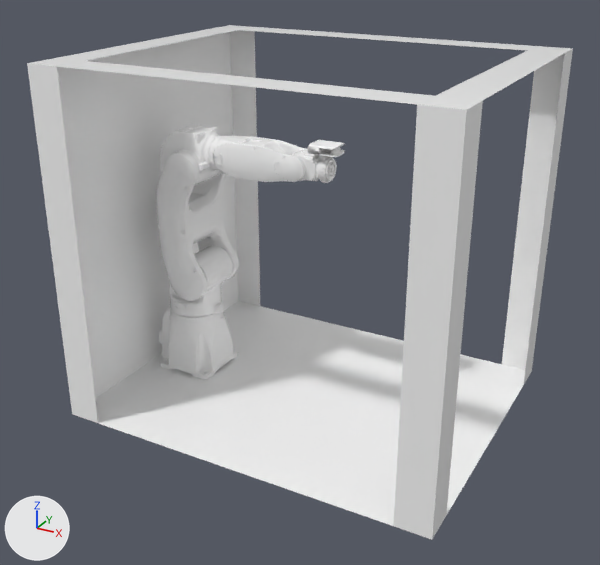
Renders of the FBX model RoboSim/RobotStandard/Yaskawa-gp8-113k.fbx from each side of a commit.
The view is the same before and after, from a 50 mm lens placed at (14.81, -19.93, 11.61), pointed at (4.18, -0.59, 1.94). Arrows for +X, +Y and +Z are at lower left; the lights stay in place. Where no turn or scale is listed for an object, it has been applied to the vertices.

Before the edit, the objects in view are built like this:
```python
me_rbsimbase_1 = bpy.data.meshes.new('RBSIMBase_1')
me_rbsimbase_1.from_pydata(...)  # 500 vertices, 884 faces; spans x -1.0..1.01, y -0.85..0.84, z 0.0..1.95
me_rbsimbase_1.materials.append(mat_material_2)  # white #fdfdfd
me_table_1 = bpy.data.meshes.new('table 1')
me_table_1.from_pydata(...)  # 28 vertices, 17 faces; spans x -1.43..9.97, y -4.56..4.64, z -2.04..8.26
me_table_1.materials.append(mat_material_1_2)  # white #fdfdfd
me_table_2 = bpy.data.meshes.new('table 2')
me_table_2.from_pydata([(-1.43, 4.64, -2.04), (9.97, 4.64, -2.04), (9.97, -4.56, -2.04), (-1.43, -4.56, -2.04)], [], [(0, 1, 2, 3)])
me_table_2.materials.append(mat_material_1_2)  # white #fdfdfd
ob_rbsimbase_1 = bpy.data.objects.new('RBSIMBase_1', me_rbsimbase_1)
ob_rbsimbase_1.location = (0.0, 0.0, 0.0)
ob_table_1 = bpy.data.objects.new('table 1', me_table_1)
ob_table_1.location = (0.0, 0.0, 0.0)
ob_table_2 = bpy.data.objects.new('table 2', me_table_2)
ob_table_2.location = (0.0, 0.0, 0.0)
# also in view: 'RBSIMBase_3' at (0.22, -0.02, 5.08); 'RBSIMBase_2' at (0.25, 0.0, 3.02); 'RBSIMBase_4' at (2.67, 0.0, 5.24); 'RBSIMBase_0' at (-0.2, -0.01, -0.94)
```
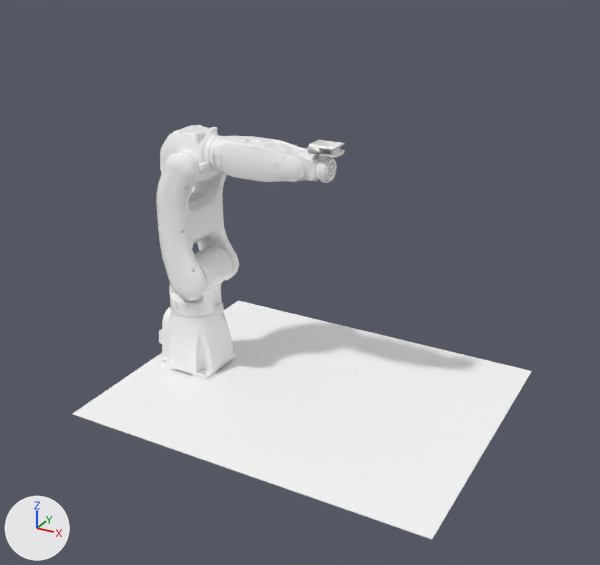
The change in detail:
Object 'table 1' (ob_table_1) is deleted.

Boxes (x1, y1, x2, y2) around the edits, measured in the pictures (600 x 565 px):
'table 1', deleted: before (27, 25, 573, 539)
